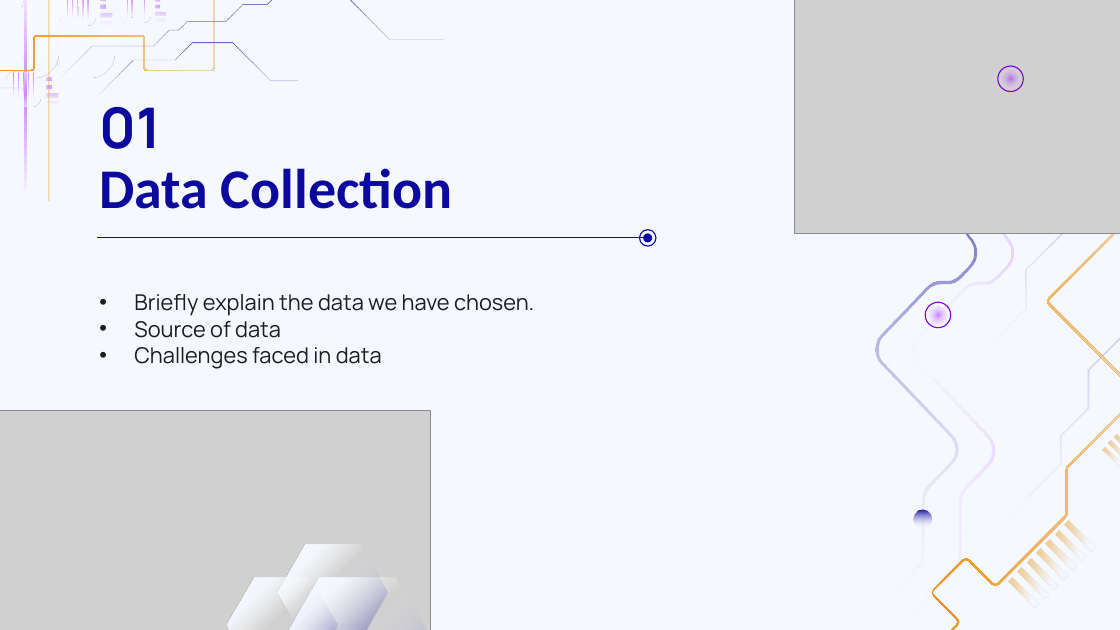
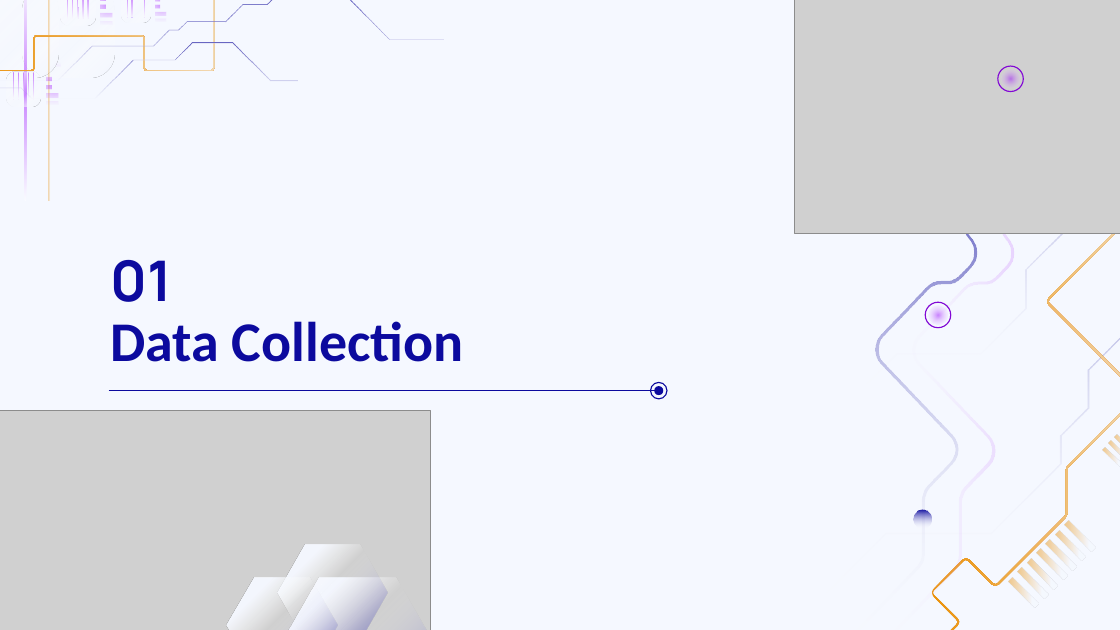
Before and after one commit to MarcoGasparini00/DataCrafters, a slide deck: slide 3 of presentation/DB2.pptx. Drawn at 1120x630 pixels with LibreOffice and Linux fonts; fonts in the diff are those of the drawing; grey boxes stand for pictures. Boxes give left, top, right and bottom in pixels: in the first picture for what was removed or moved away, otherwise in the second. Text is boxed around its words. In the diff, an @@ line names an element or a change of style, - is before the commit and + after.

```diff
--- a/presentation/DB2.pptx
+++ b/presentation/DB2.pptx
@@ subtitle removed at (x1=134, y1=294, x2=534, y2=369) @@
-• Briefly explain the data we have chosen.
-• Source of data
-• Challenges faced in data
@@ ellipse moved from (x1=640, y1=230, x2=656, y2=246) to (x1=651, y1=382, x2=668, y2=399) @@
@@ 2 titles, 1 line, 1 ellipse moved together from (x1=97, y1=107, x2=652, y2=242) to (x1=109, y1=260, x2=663, y2=395) @@
```
Also in this commit, not shown: 9 other slides changed, 7 slides added, 1 slide removed.
